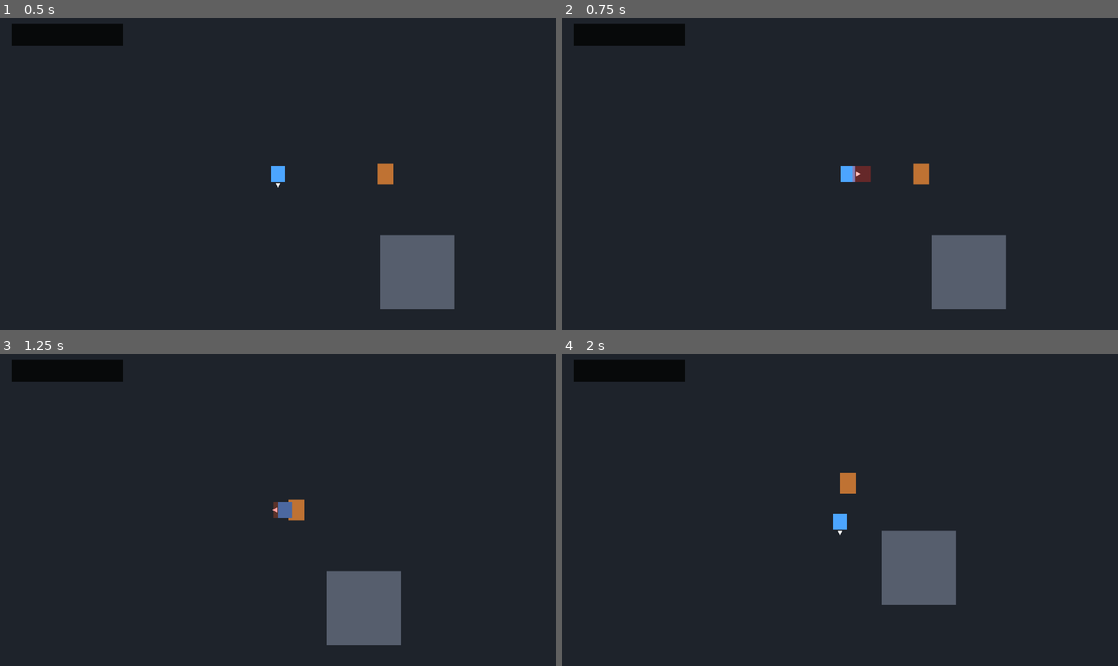
Above: before the commit, frames 1-4 (two rows, left to right).
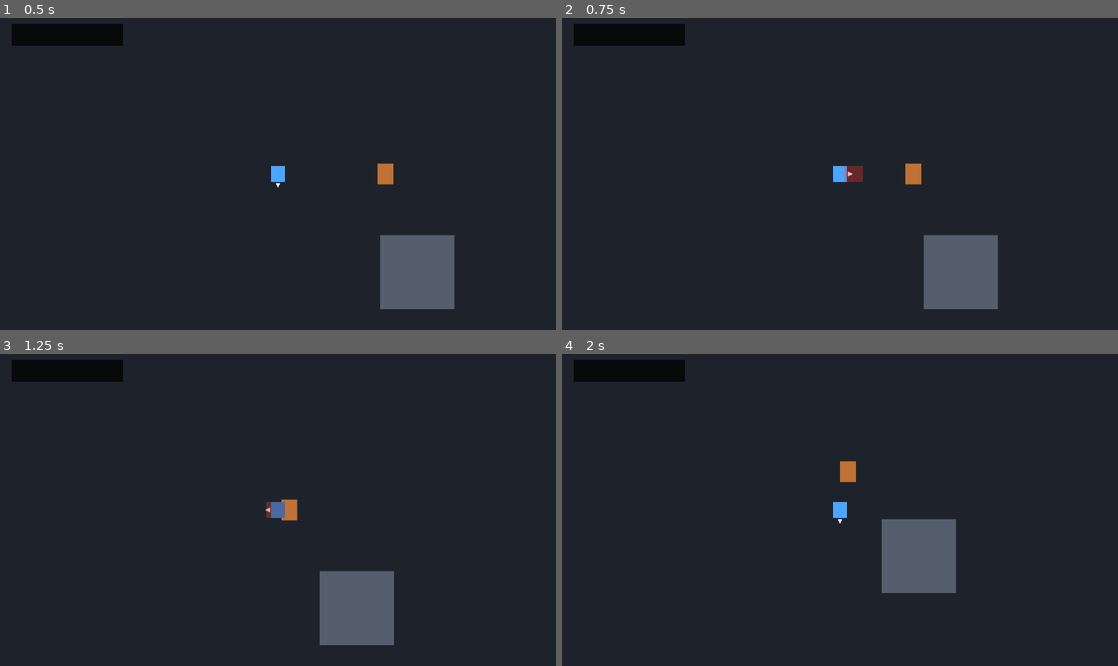
Above: after the commit, the same moments.

Repository: kikajima/dragonballsoullegacy
Game: Godot game, scene res://scenes/bootstrap/bootstrap.tscn
Same seed, same stepped clock (60 frames per second), same inputs: the game is played once before the commit and once after it.
Inputs:
- Up to frame 1 (0.5 s): no input
- Up to frame 2 (0.75 s): hold D (move_right) from 0.53 s (still down); tap J (attack) at 0.6 s
- Up to frame 3 (1.25 s): keep holding D (move_right)
- Up to frame 4 (2 s): release D (move_right) at 1.28 s; hold S (move_down) from 1.28 s (still down); tap Shift (block) at 1.35 s

Frame 1 is identical in both runs. In frame 2, 1.2% of the frame differs, in the area x 48-80%, y 46-94%; in frame 3, 0.9%; in frame 4, 1.4%, in the area x 48-71%, y 34-81%.

Commit message:
fix: disable camera smoothing to prevent pixel jitter

Diff:
--- a/actors/player/player.tscn
+++ b/actors/player/player.tscn
@@ -137,5 +137,4 @@
 script = ExtResource("2_input")
 
 [node name="Camera2D" type="Camera2D" parent="."]
-position_smoothing_enabled = true
-position_smoothing_speed = 8.0
+position_smoothing_enabled = false
